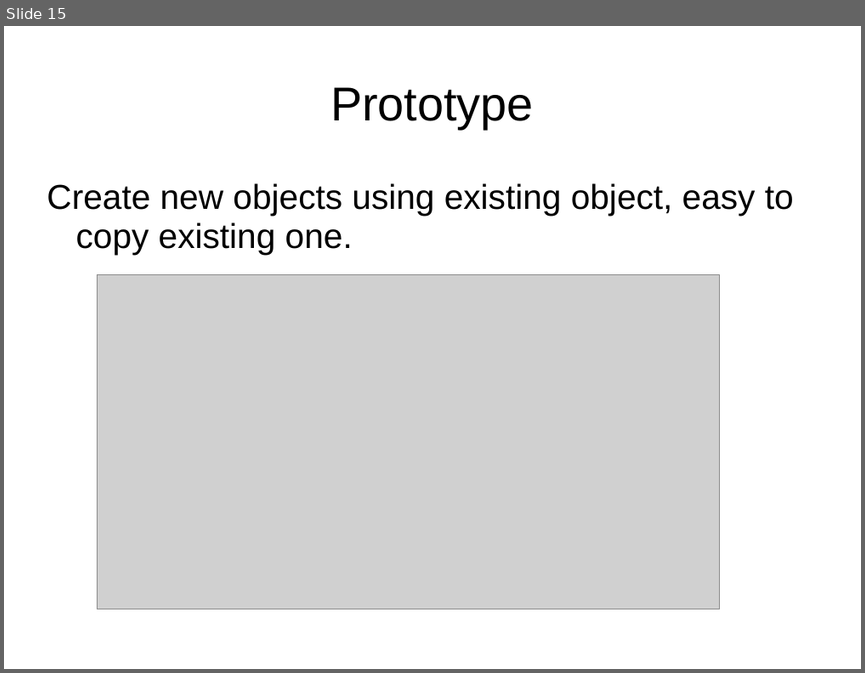
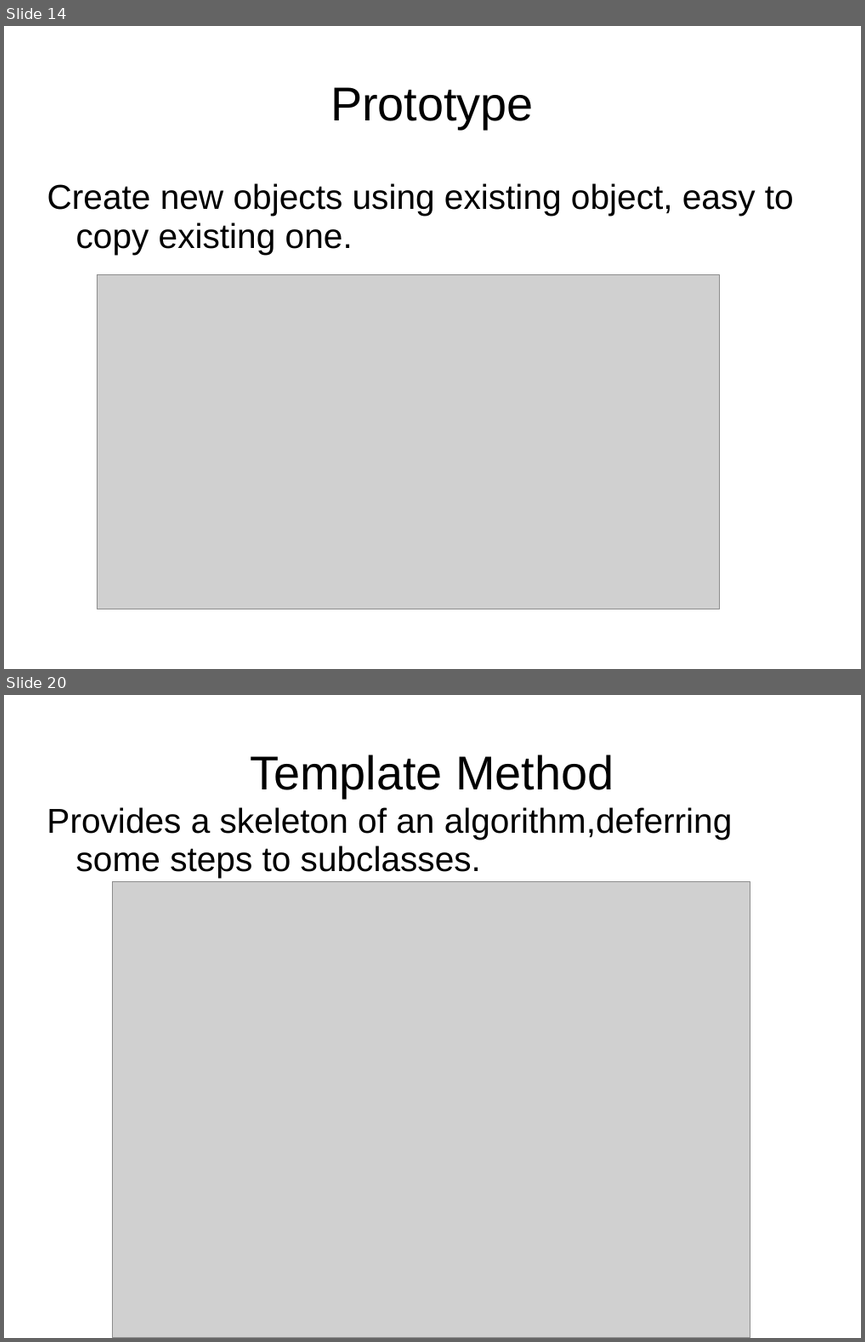
Before and after one commit to bpcrao/purnacode, a slide deck: ppts/Design Patterns by Example.ppt. Shown one above the other, each under a label of ours: slide 15 before the commit, slides 14 and 20 after it; the slides between them are not shown. The pictures are 865x673 and 865x1342 pixels, drawn with LibreOffice and Linux fonts; fonts in the diff are those of the drawing; grey boxes stand for pictures. Boxes give left, top, right and bottom in pixels: in the first picture for what was removed or moved away, otherwise in the second. Text is boxed around its words. In the diff, an @@ line names an element or a change of style, - is before the commit and + after.

```diff
--- a/ppts/Design Patterns by Example.ppt
+++ b/ppts/Design Patterns by Example.ppt
@@ slide 20 added at [4,695,861,1338], background #FFFFFF @@
@@ title added at [250,755,613,798], 44 pt, text #000000 @@
+Template Method
@@ text added at [46,807,732,878], 32 pt, text #000000 @@
+Provides a skeleton of an algorithm,deferring some steps to subclasses.
@@ picture added at [113,882,750,1338] @@
@@ what was slide 15 is now slide 14 @@
```
Also in this commit, not shown: 7 slides changed, 2 other slides added, 1 slide removed, 3 other files.
